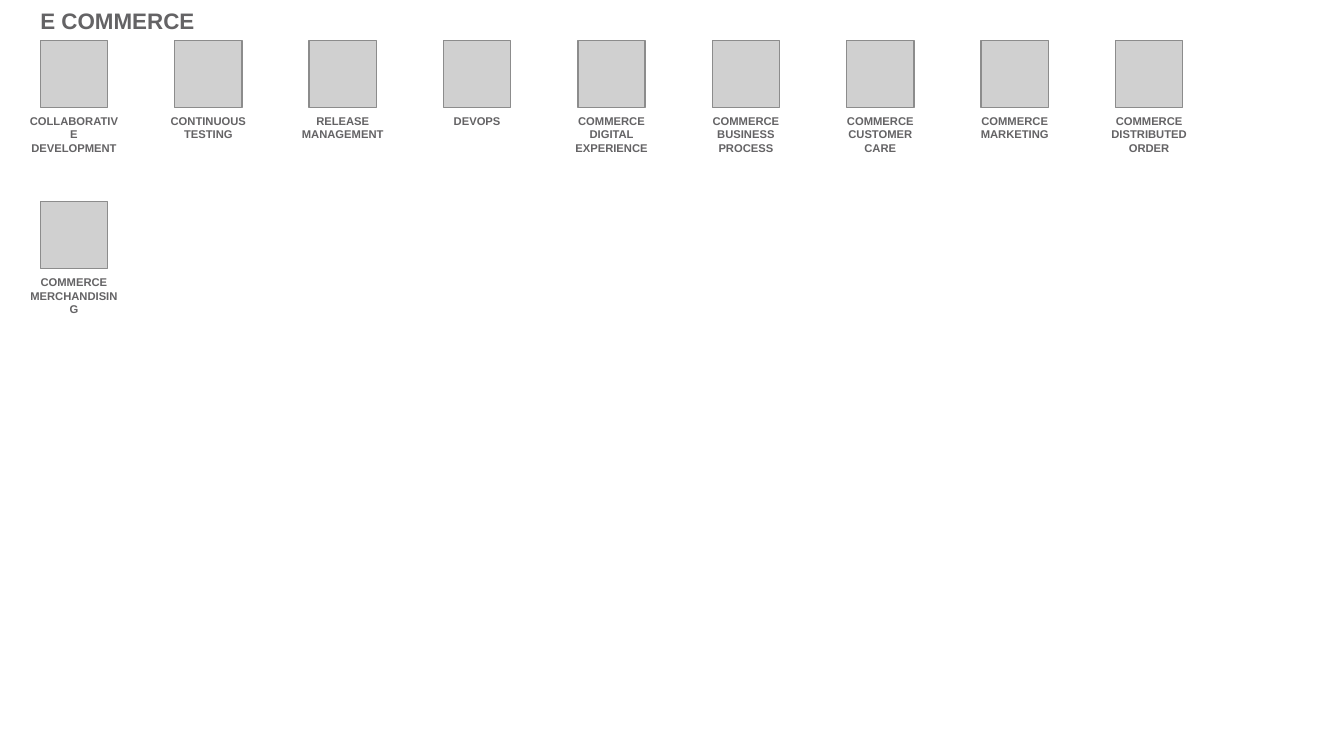
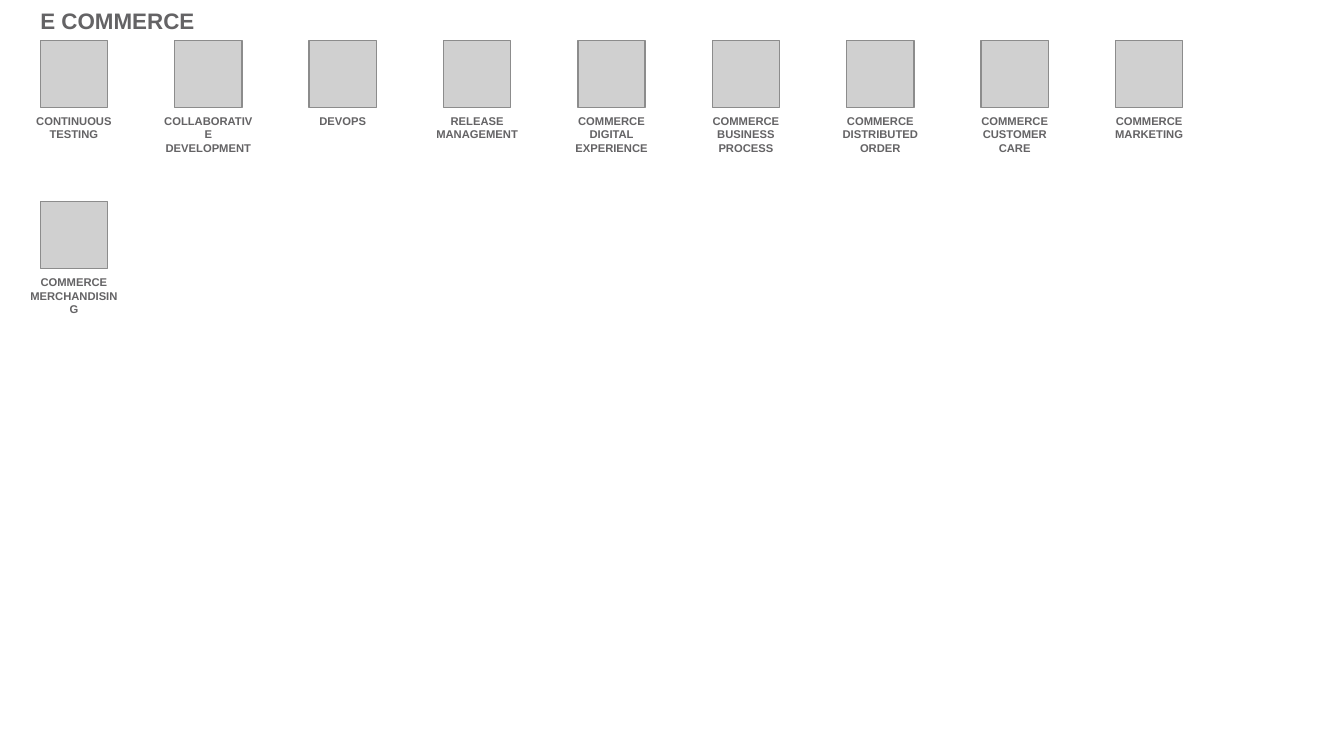
Before and after one commit to l2fprod/myarchitecture, a slide deck: slide 17 of mycatalog-architecture-diagram-template.pptx. Drawn at 1344x756 pixels with LibreOffice and Linux fonts; fonts in the diff are those of the drawing; grey boxes stand for pictures. Boxes give left, top, right and bottom in pixels: in the first picture for what was removed or moved away, otherwise in the second. Text is boxed around its words. In the diff, an @@ line names an element or a change of style, - is before the commit and + after.

```diff
--- a/mycatalog-architecture-diagram-template.pptx
+++ b/mycatalog-architecture-diagram-template.pptx
@@ text "CONTINUOUS TESTING": place and size @@
-text "CONTINUOUS TESTING" at <box>171,117,246,138</box>
+text "CONTINUOUS TESTING" at <box>36,117,111,138</box>
@@ text "COLLABORATIVE DEVELOPMENT": place and size @@
-text "COLLABORATIVE DEVELOPMENT" at <box>31,144,116,152</box>
+text "COLLABORATIVE DEVELOPMENT" at <box>166,144,251,152</box>
@@ text "DEVOPS": place and size @@
-text "DEVOPS" at <box>454,117,501,125</box>
+text "DEVOPS" at <box>319,117,366,125</box>
@@ text "RELEASE MANAGEMENT": place and size @@
-text "RELEASE MANAGEMENT" at <box>302,117,384,138</box>
+text "RELEASE MANAGEMENT" at <box>436,117,518,138</box>
@@ text at <box>843,117,918,152</box>: text changed @@
-COMMERCE CUSTOMER CARE
+COMMERCE DISTRIBUTED ORDER
@@ text at <box>981,117,1048,152</box>: text changed @@
-COMMERCE MARKETING
+COMMERCE CUSTOMER CARE
@@ text at <box>1115,117,1183,138</box>: text changed @@
-COMMERCE DISTRIBUTED ORDER
+COMMERCE MARKETING
```
Also in this commit, not shown: 13 other slides changed.
